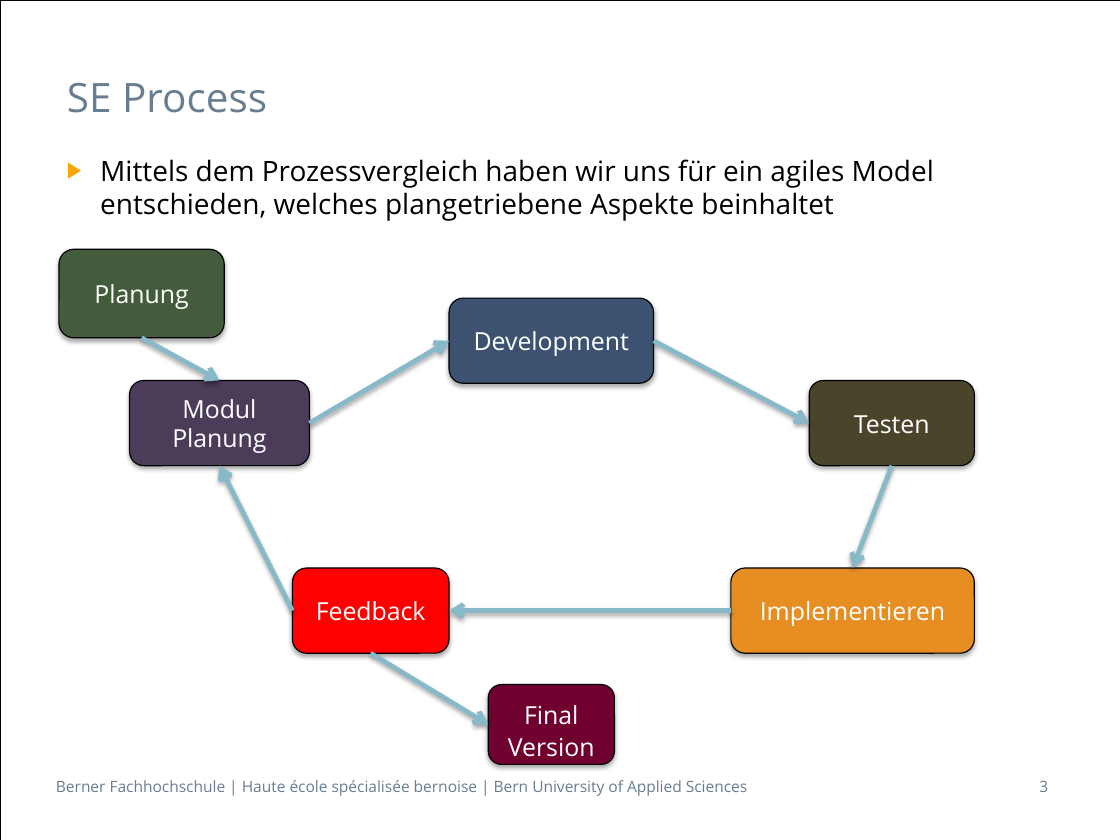
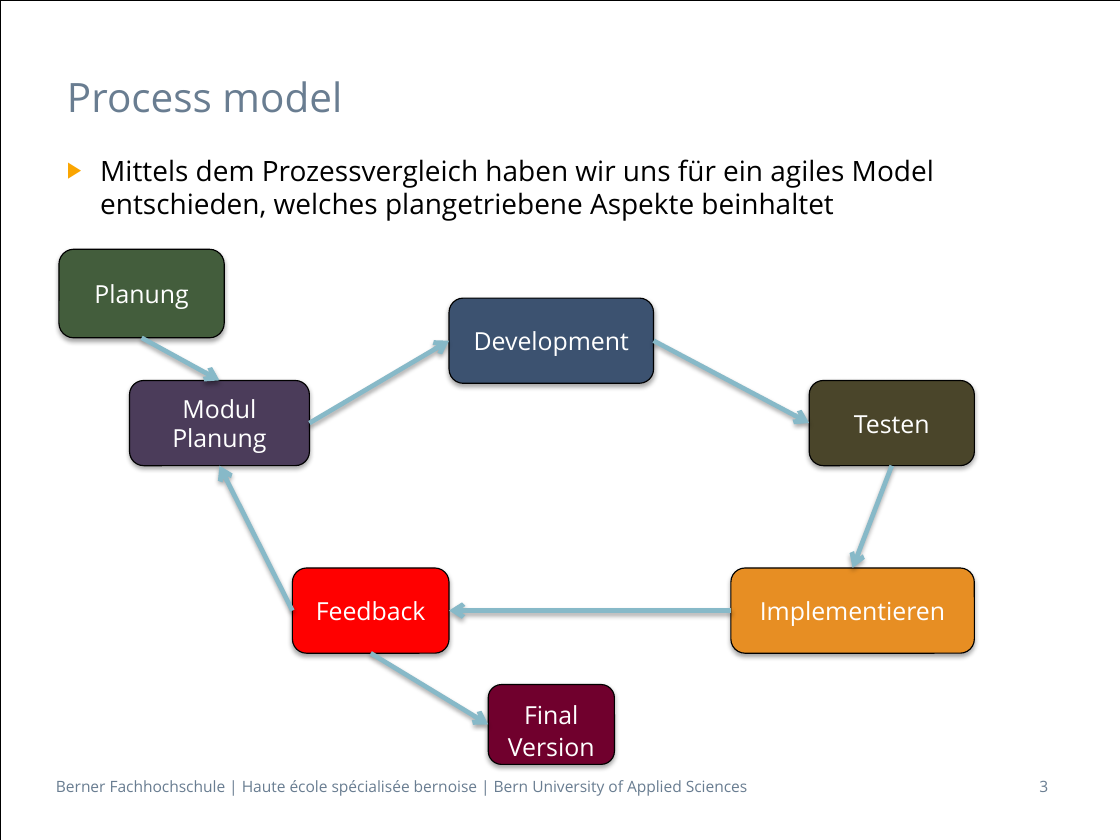
Before and after one commit to zyssm4/ch.bfh.btx8081.w2015.red, a slide deck: slide 3 of doc/Task02/Task02.pptx. Drawn at 1120x840 pixels with LibreOffice and Linux fonts; fonts in the diff are those of the drawing. Boxes give left, top, right and bottom in pixels: in the first picture for what was removed or moved away, otherwise in the second. Text is boxed around its words. In the diff, an @@ line names an element or a change of style, - is before the commit and + after.

```diff
--- a/doc/Task02/Task02.pptx
+++ b/doc/Task02/Task02.pptx
@@ title at [67,81,342,113]: text changed @@
-SE Process
+Process model
```
Also in this commit, not shown: 1 other slide changed, 1 other file.
